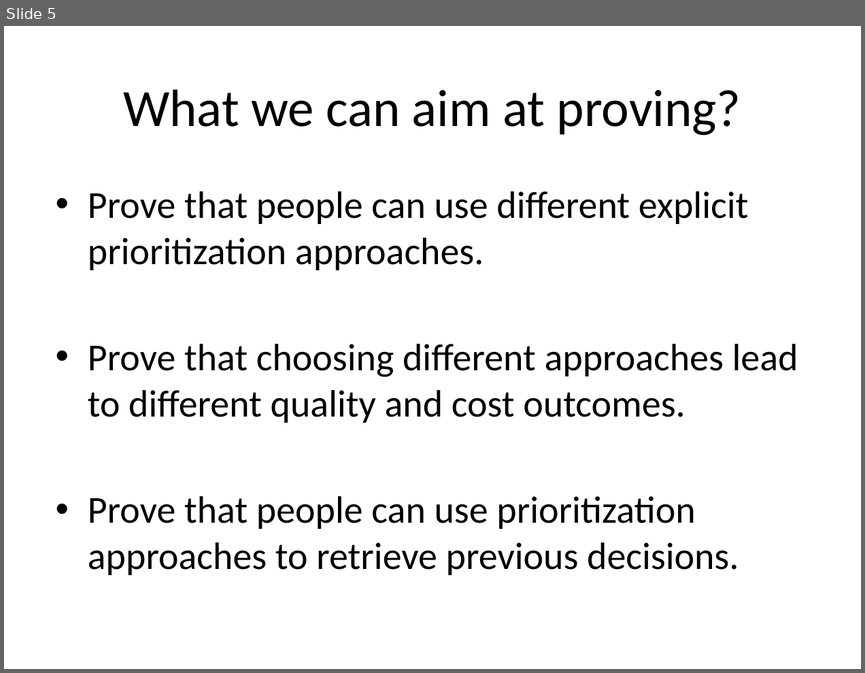
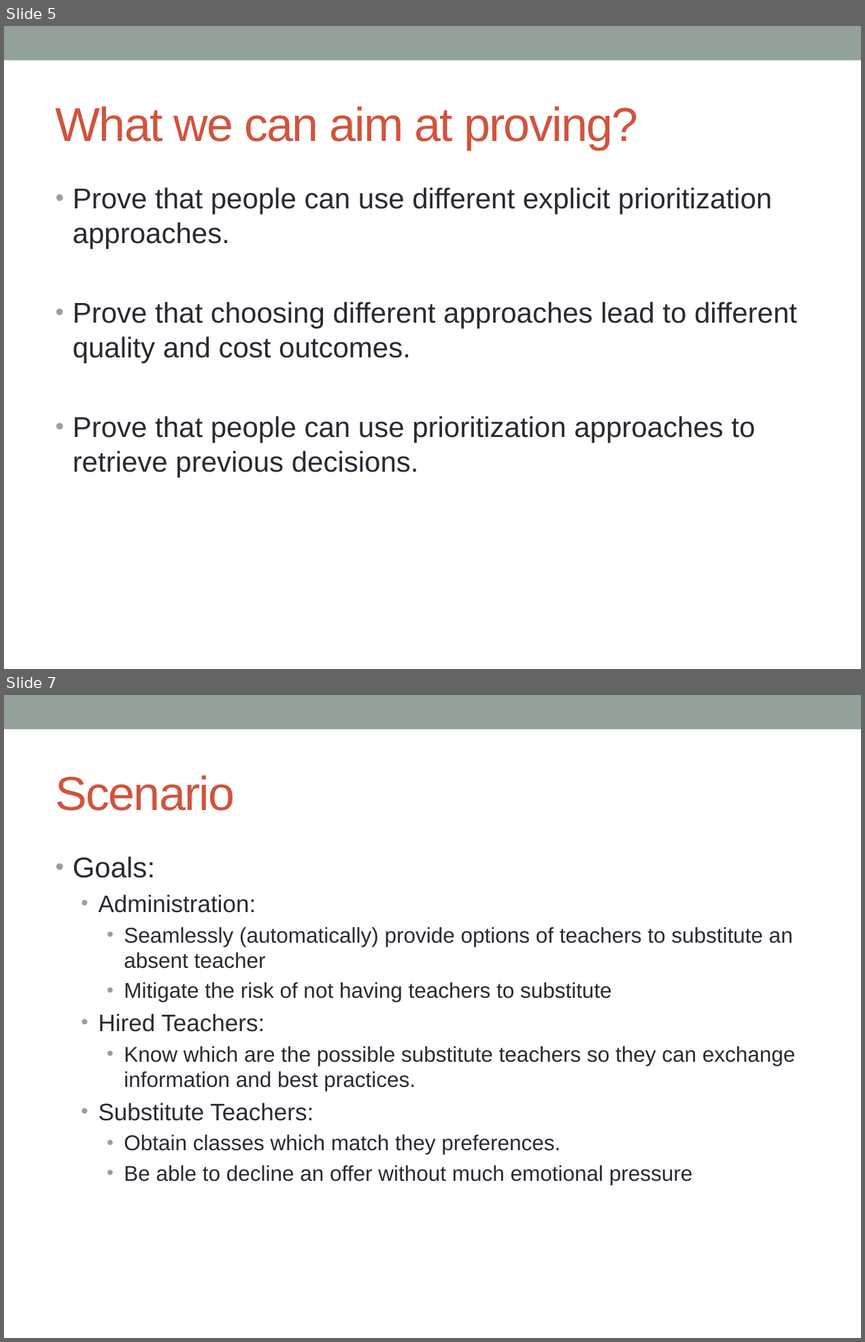
Before and after one commit to christianadriano/ReqEngResearch, a slide deck: Paper_TraceabilityBasedPrioritization/Writing/ProposalsToContinue.pptx. Shown one above the other, each under a label of ours: slide 5 before the commit, slides 5 and 7 after it; the slides between them are not shown. The pictures are 865x673 and 865x1342 pixels, drawn with LibreOffice and Linux fonts; fonts in the diff are those of the drawing. Boxes give left, top, right and bottom in pixels: in the first picture for what was removed or moved away, otherwise in the second. Text is boxed around its words. In the diff, an @@ line names an element or a change of style, - is before the commit and + after.

Commit message:
Scenario and Paper reading

```diff
--- a/Paper_TraceabilityBasedPrioritization/Writing/ProposalsToContinue.pptx
+++ b/Paper_TraceabilityBasedPrioritization/Writing/ProposalsToContinue.pptx
@@ slide 7 added at [4,695,861,1338], background #FFFFFF; not listed: 1 template element that a slide beside it also shows @@
@@ title added at [56,775,235,811], 40 pt, text #D2533C @@
+Scenario
@@ text added at [73,856,796,1185], 18 pt, text #292934 @@
+• Goals:
+  • Administration:
+    • Seamlessly (automatically) provide options of teachers to substitute an absent teacher
+    • Mitigate the risk of not having teachers to substitute
+  • Hired Teachers:
+    • Know which are the possible substitute teachers so they can exchange information and best practices.
+  • Substitute Teachers:
+    • Obtain classes which match they preferences.
+    • Be able to decline an offer without much emotional pressure
@@ slide 5 changed as well @@
@@ rectangle added at [4,26,861,60], fill #93A299 @@
@@ title "What we can aim at ...": place and size @@
-title "What we can aim at ..." at [123,89,741,135]
+title "What we can aim at ..." at [56,106,638,150]
@@ title "What we can aim at ..." at [56,106,638,150]: size 44 to 40 pt, font Calibri to Arial, text colour #000000 to #D2533C, letter spacing 0 to -1 pt; alignment centre to left @@
@@ text "Prove that people can use ..." at [73,187,797,477]: size 32 to 24 pt, font Calibri to Arial, text colour #000000 to #292934; indent changed; less space between paragraphs @@
```
Also in this commit, not shown: 4 other slides changed, 11 other slides added, 6 other files.
